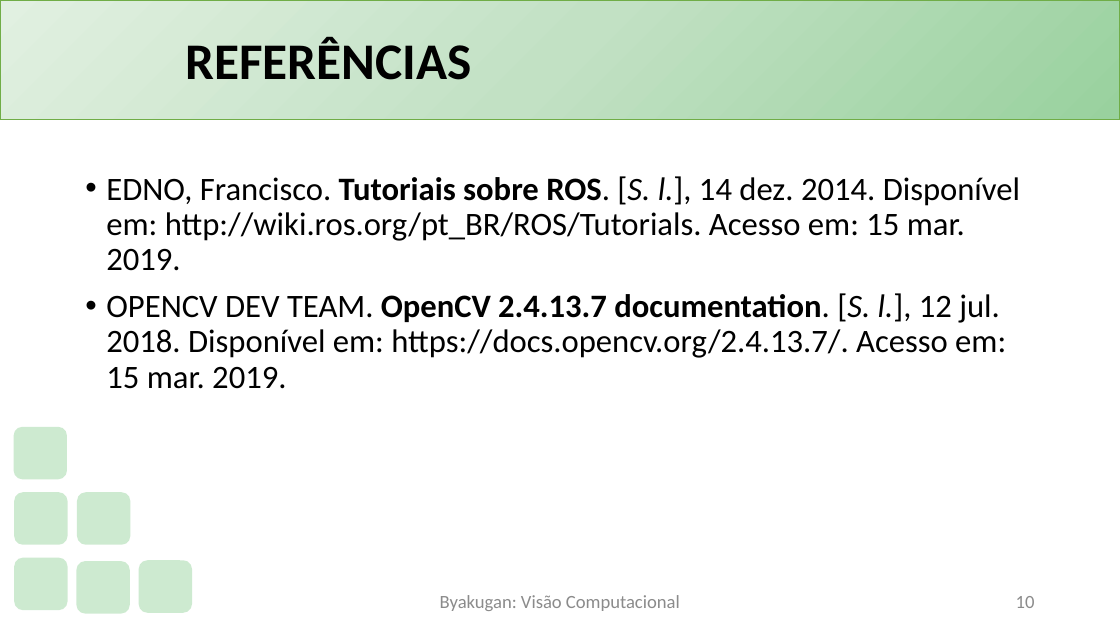
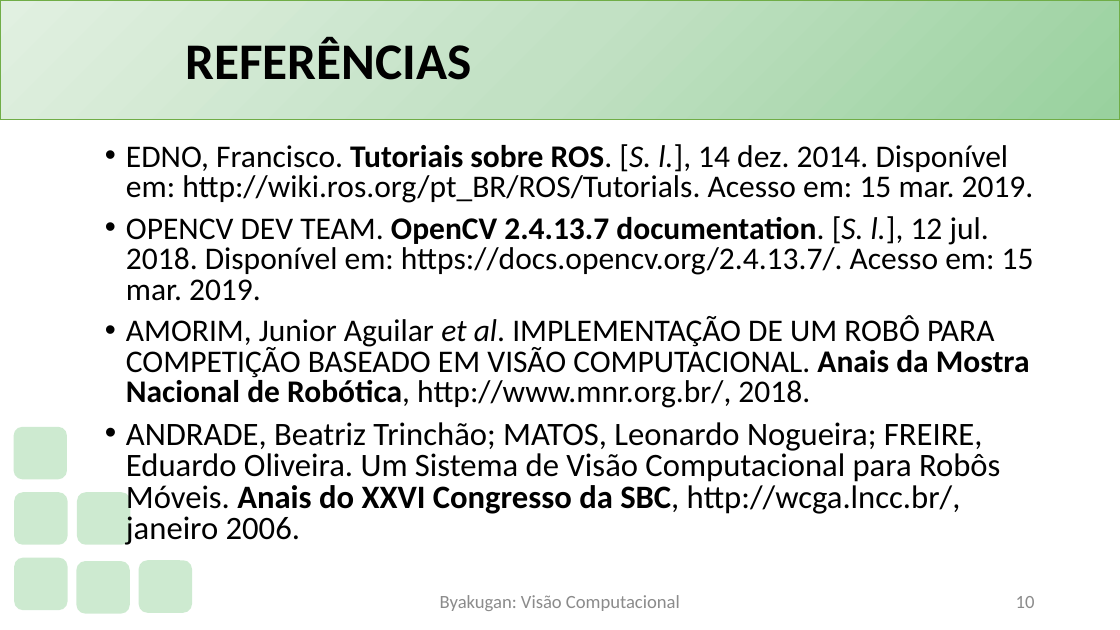
Before and after one commit to PauloVLB/Projeto_Integrador, a slide deck: slide 10 of Slide.pptx. Drawn at 1120x630 pixels with LibreOffice and Linux fonts; fonts in the diff are those of the drawing; background and template pictures are left out. Boxes give left, top, right and bottom in pixels: in the first picture for what was removed or moved away, otherwise in the second. Text is boxed around its words. In the diff, an @@ line names an element or a change of style, - is before the commit and + after.

```diff
--- a/Slide.pptx
+++ b/Slide.pptx
@@ text "EDNO, Francisco. Tutoriais sobre ROS. ...": place and size @@
-text "EDNO, Francisco. Tutoriais sobre ROS. ..." at bbox=[106, 176, 1020, 389]
+text "EDNO, Francisco. Tutoriais sobre ROS. ..." at bbox=[126, 144, 1034, 545]
@@ text at bbox=[126, 144, 1034, 301]: size 28 to 27 pt in "EDNO, Francisco. Tutoriais sobre ROS. [S. l.], ...", "OPENCV DEV TEAM. OpenCV 2.4.13.7 documentation. [S. ..."; line spacing 0.9 to 0.8 @@
@@ text at bbox=[126, 315, 1030, 545]: paragraphs added @@
+• AMORIM, Junior Aguilar et al. IMPLEMENTAÇÃO DE UM ROBÔ PARA COMPETIÇÃO BASEADO EM VISÃO COMPUTACIONAL. Anais da Mostra Nacional de Robótica, http://www.mnr.org.br/, 2018.
+• ANDRADE, Beatriz Trinchão; MATOS, Leonardo Nogueira; FREIRE, Eduardo Oliveira. Um Sistema de Visão Computacional para Robôs Móveis. Anais do XXVI Congresso da SBC, http://wcga.lncc.br/, janeiro 2006.
```
Also in this commit, not shown: 2 other slides changed, 2 other files.
